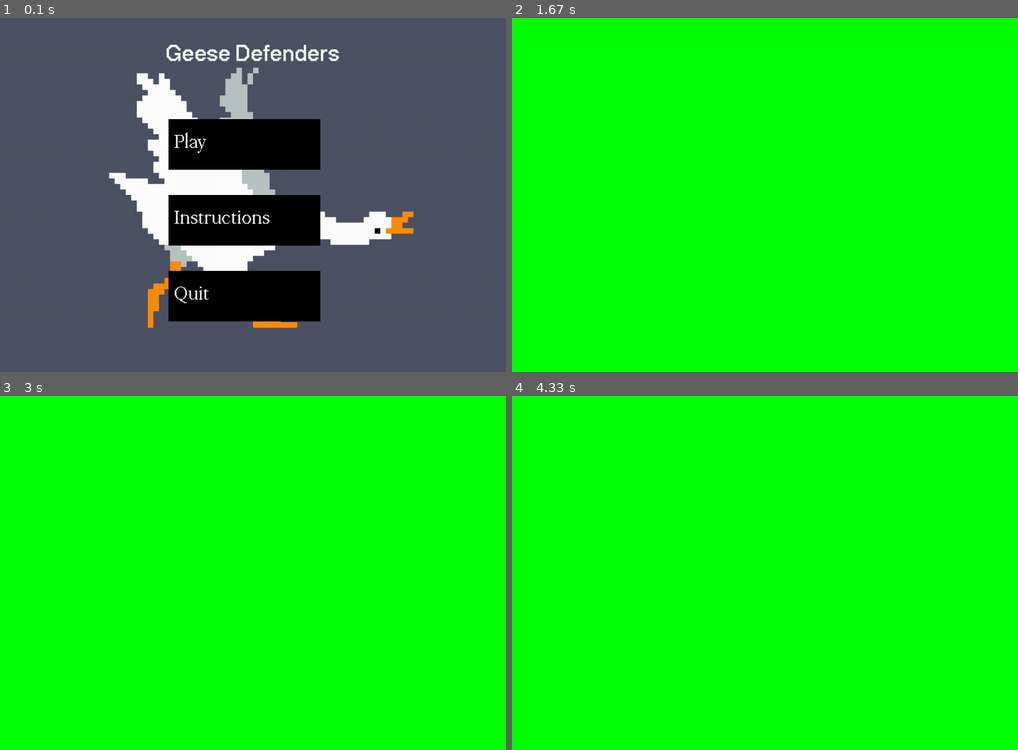
Above: before the commit, frames 1-4 (two rows, left to right).
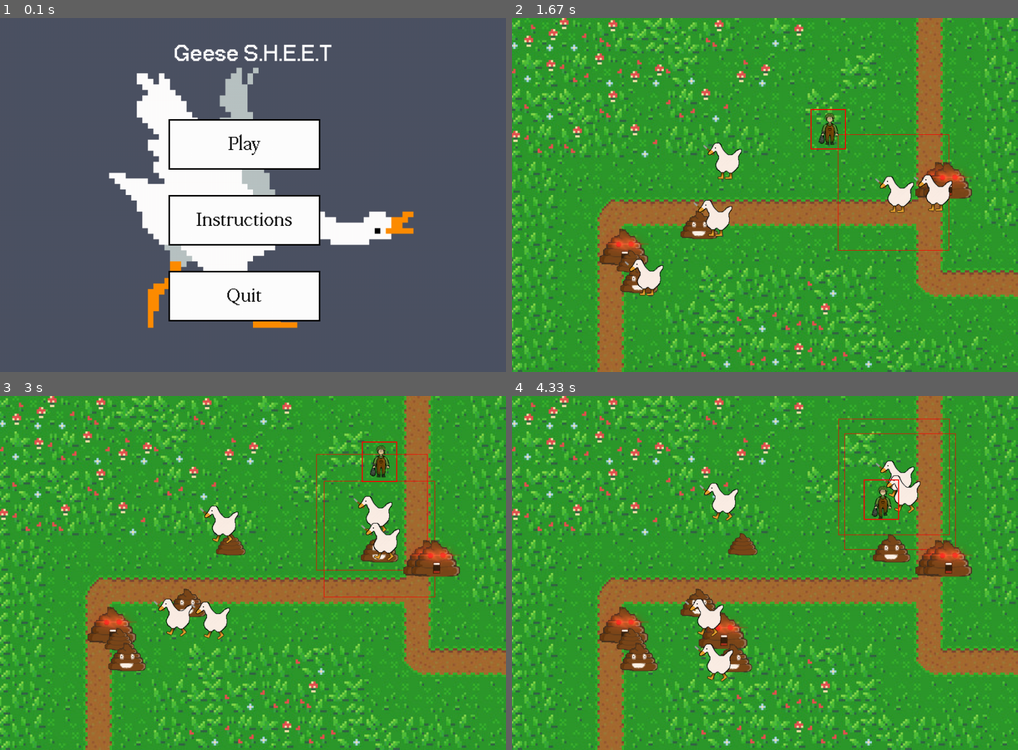
Above: after the commit, the same moments.

Repository: B-Eddie/ICS3U1
Game: pygame game, started from FPT/main.py
Two runs of this game, one before a commit and one after it. Both use one fixed random seed, a clock stepped at 60 frames per second and the inputs below.
Inputs (mouse positions are in pixels of both pictures, inside the frame that each line leads up to):
- Up to frame 1 (0.1 s): no input
- Up to frame 2 (1.67 s): press the mouse at (754, 145) at 0.37 s; move the mouse to (780, 127) at 0.47 s; release the mouse at (810, 110) at 0.6 s; hold W 0.67-1.13 s; hold Right 0.67-1.13 s; move the mouse to (744, 99) at 0.7 s; tap S at 1.17 s; tap A at 1.5 s
- Up to frame 3 (3 s): tap A at 1.83 s; hold Right 2.17-2.63 s; hold Up 2.67-2.97 s
- Up to frame 4 (4.33 s): hold Right 3-3.47 s; hold Left 3.5-4.03 s; hold Down from 4.07 s (still down)

The runs differ from the first frame. In frame 1, 13% of the frame differs, in the area x 32-67%, y 7-86%; in frame 2, 100%, in the area x 0-100%, y 0-100%; in frame 3, 100%; in frame 4, 100%.

Commit message:
goose spawn poop

Diff:
--- a/FPT/assets/fonts/Befonts-License.txt
+++ /dev/null
@@ -1,2 +0,0 @@
-License:  Free for Personal Use
-Link: https://befonts.com/mondwest-neuebit-font.html
--- a/FPT/main.py
+++ b/FPT/main.py
@@ -15,7 +15,12 @@
 GREEN = (0, 255, 0)
 BROWN = (139, 69, 19)
 GRAY = (128, 128, 128)
+GRAYBLUE = (83, 104, 114)
 RED = (255, 0, 0)
+
+# music
+# fireSound = mixer.Sound("assets/sfx/flute.wav") #! remove comments to unmute
+# fireSound.play(loops=-1)
 
 # Fonts
 neue_font = font.Font("assets/fonts/neuebit-regular.otf", 40)
@@ -34,9 +39,23 @@
 game_state = MENU
 clock = time.Clock()
 
+# geese parts
+poop_location = ""
+geese_location = ""
+goose_speed = 2
+poop_chance = 0.01
+
+player_x = width/2 - 50
+player_y = height/2 - 50
+player_speed = 5
+
+player_rect = Rect(player_x + 15, player_y + 5, 70, 80)
+
+player_movement = [False, False, False, False]
+
 # Initialize screen
 screen = display.set_mode((width, height))
-display.set_caption("Geese Defenders")
+display.set_caption("Geese S.H.E.E.T")
 
 background = image.load("assets/background.png")
 
@@ -55,25 +74,193 @@
 
     for i in range(len(blockList)):
         blockValue = blockList[i]
-        draw.rect(screen, BLACK, blockValue) # draw button block
+        draw.rect(screen, WHITE, blockValue) # draw button block
+        draw.rect(screen, BLACK, blockValue, 3) # black border
+
+        fontSize = neue_font.size(listTitle[i])
+
+        # rectangle[2] is the width, setting the x value of where the text will start
+        startX = (blockValue[2] - fontSize[0])//2 + blockValue[0] #centering the text over the width
+
+        #rectangle[3] is the height, setting the y value of where the text will start
+        startY = (blockValue[3] - fontSize[1])//2 + blockValue[1]
+
+        #create this new rectangle, using the size as the width and height
+        centeredRect = (startX, startY, fontSize[0], fontSize[1])
+
 
         # draw text in the buttons
-        text = neue_font.render(listTitle[i], True, WHITE)
-        screen.blit(text, (blockValue.x + 10, blockValue.y + 25))
+        text = neue_font.render(listTitle[i], True, BLACK)
+        screen.blit(text, centeredRect)
 
         if blockValue.collidepoint(mx,my):
             draw.rect(screen, GRAY, blockValue, 2) # draw the outline of the button block
+            text = neue_font.render(listTitle[i], True, GRAYBLUE)
+            screen.blit(text, centeredRect)
 
             if button == 1:
                 currentState = stateList[i]
 
-    title = neue_font_bold.render("Geese Defenders", True, WHITE)
+    title = neue_font_bold.render("Geese S.H.E.E.T", True, WHITE)
     screen.blit(title, (width/2 - title.get_width()/2, 50))
 
     return currentState
 
+# function to draw geese
+def drawGeese(screen, x, y, goose_image):
+    goose = image.load("assets/images/geese/" + str(goose_image) + ".png")
+    screen.blit(goose, (x, y))
+
+# function to draw poop
+def drawPoop(screen, x, y, poop_image):
+    poop = image.load("assets/images/poop/" + str(poop_image) + ".png")
+    screen.blit(poop, (x, y))
+
+# function to remove poop from the screen + poop_location variable
+def removePoop(x, y):
+    global poop_location
+    print(x, y)
+    poop_location = poop_location.replace(str(x) + "," + str(y) + ",1", "") # try 3 times for different poop images
+    poop_location = poop_location.replace(str(x) + "," + str(y) + ",2", "")
+    poop_location = poop_location.replace(str(x) + "," + str(y) + ",3", "")
+
 def drawGame(screen):
-    screen.fill(GREEN)
+    global player_x, player_y, player_rect, poop_location, geese_location
+
+    current_time = time.get_ticks() # time
+
+    # create collision for player
+    player_rect = Rect(player_x + 15, player_y + 5, 70, 80)
+
+    background = image.load("assets/images/grass.png") # background image
+    screen.blit(background, (0, 0)) # draw background
+
+    player_image = image.load("assets/images/character/1.png") # player image
+    current_time = time.get_ticks() # get the current time
+    animation_speed = 200  # milliseconds between animation frames
+
+    if player_movement[0]: # w or up arrow
+        if player_y > 0:
+            player_y -= player_speed
+        if current_time % animation_speed < animation_speed/2:
+            player_image = image.load("assets/images/character/6.png")
+        else:
+            player_image = image.load("assets/images/character/5.png")
+    if player_movement[1]: # s or down arrow
+        if player_y < 600:
+            player_y += player_speed
+        if current_time % animation_speed < animation_speed/2:
+            player_image = image.load("assets/images/character/2.png")
+        else:
+            player_image = image.load("assets/images/character/3.png")
+    if player_movement[2]: # a or left arrow
+        if player_x > 0:
+            player_x -= player_speed
+        if current_time % animation_speed < animation_speed/2:
+            player_image = image.load("assets/images/character/9.png")
+        else:
+            player_image = image.load("assets/images/character/10.png")
+    if player_movement[3]: # d or right arrow
+        if player_x < 900:
+            player_x += player_speed
+        if current_time % animation_speed < animation_speed/2:
+            player_image = image.load("assets/images/character/1.png")
+        else:
+            player_image = image.load("assets/images/character/4.png")
+
+    # geese spawn and move
+    # geese move randomly and poop sometimes spawns. unless the goose is 50px away from the player, then they get angry and move towards the player
+    if geese_location == "":
+        # initial geese spawn
+        for i in range(random.randint(1, 5)): # number of geese spawning increase with difficulty
+            random_x = random.randrange(100, 900, 10)
+            random_y = random.randrange(100, 600, 10)
+            geese_location += str(random_x) + "," + str(random_y) + ",1," + str(random.randrange(random_x - 50, random_x + 50, 10)) + "," + str(random.randrange(random_y - 50, random_y + 50, 10)) + ",0:" # x,y,goose_img,aim_x,aim_y,was_in_proximity:
+    else:
+        # update geese location
+        for i in geese_location.split(":"):
+            if i != "":
+                vals = i.split(",")
+                # x,y,goose_img,aim_x,aim_y,was_in_proximity:
+
+                if int(vals[0]) == int(vals[3]) and int(vals[1]) == int(vals[4]): # if the target is reached
+                    # generate new target values
+                    # make sure the target is within the screen
+                    if int(vals[3]) < 100:
+                        vals[3] = str(int(vals[3]) + random.randrange(0, 50, 10))
+                    elif int(vals[3]) > 800:
+                        vals[3] = str(int(vals[3]) - random.randrange(0, 50, 10))
+                    else:
+                        vals[3] = str(int(vals[3]) + random.randrange(-50, 50, 10))
+
+                    if int(vals[4]) < 100:
+                        vals[4] = str(int(vals[4]) + random.randrange(0, 50, 10))
+                    elif int(vals[4]) > 600:
+                        vals[4] = str(int(vals[4]) - random.randrange(0, 50, 10))
+                    else:
+                        vals[4] = str(int(vals[4]) + random.randrange(-50, 50, 10))
+                else: # if target isn't reached, tune values to move towards the target
+                    # move towards the target
+                    if int(vals[0]) < int(vals[3]): # x values
+                        vals[0] = str(int(vals[0]) + random.randint(1, goose_speed))
+                    elif int(vals[0]) > int(vals[3]):
+                        vals[0] = str(int(vals[0]) - random.randint(1, goose_speed))
+                    if int(vals[1]) < int(vals[4]): # y values
+                        vals[1] = str(int(vals[1]) + random.randint(1, goose_speed))
+                    elif int(vals[1]) > int(vals[4]):
+                        vals[1] = str(int(vals[1]) - random.randint(1, goose_speed))
+
+                # geese collision with player
+                geese_rect = Rect(int(vals[0]) - 60, int(vals[1]) - 60, 220, 230)
+                if player_rect.colliderect(geese_rect):
+                    draw.rect(screen, RED, geese_rect, 1)
+                    vals[3] = str(int(player_x))
+                    vals[4] = str(int(player_y))
+                    vals[5] = "1"  # if goose huge box colliding with player
+                else:
+                    if vals[5] == "1":  # if goose colliding box was touching player before
+                        # get new target
+                        vals[3] = str(int(vals[0]) + random.randrange(-50, 50, 10))
+                        vals[4] = str(int(vals[1]) + random.randrange(-50, 50, 10))
+                        vals[5] = "0"  # set proximity to not touching player
+
+                # goose randomly dropping poop
+                # poop_chance
+                if random.random() < poop_chance:
+                    poop_location += str(int(vals[0])) + "," + str(int(vals[1])) + "," + str(random.randint(1, 3)) + ":"
+
+
+                # geese animation
+                if current_time % 500 < 250:
+                    vals[2] = 1
+                else:
+                    vals[2] = 2
+
+                new_location = str(vals[0]) + "," + str(vals[1]) + "," + str(vals[2]) + "," + str(vals[3]) + "," + str(vals[4]) + "," + str(vals[5])
+                geese_location = geese_location.replace(i, new_location)
+
+    # check poop collision
+    if poop_location:
+        for i in poop_location.split(":"):
+            if i != "":
+                coord = i.split(",")
+                poop_rect = Rect(int(coord[0]) + 20, int(coord[1]) + 55, 65, 45)
+                if player_rect.colliderect(poop_rect):
+                    removePoop(int(coord[0]), int(coord[1]))
+    # drow poop
+    for i in poop_location.split(":"):
+        if i != "":
+            coord = i.split(",")
+            drawPoop(screen, int(coord[0]), int(coord[1]), int(coord[2]))
+
+    # draw geese
+    for i in geese_location.split(":"):
+        if i != "":
+            coord = i.split(",")
+            drawGeese(screen, int(coord[0]), int(coord[1]), int(coord[2]))
+    # draw player
+    screen.blit(player_image, (player_x, player_y))
+    draw.rect(screen, RED, player_rect, 2) # player hitbox
 
 def drawInstructions(screen):
     screen.fill(BLACK)
@@ -93,11 +280,32 @@
             button = e.button
         if e.type == MOUSEMOTION:
             mx, my = e.pos
-
+        if e.type == KEYDOWN:
+            if e.key == 119 or e.key == 1073741906: # w or up arrow
+                player_movement[0] = True
+            elif e.key == 115 or e.key == 1073741905: # s or down arrow
+                player_movement[1] = True
+            elif e.key == 97 or e.key == 1073741904: # a or left arrow
+                player_movement[2] = True
+            elif e.key == 100 or e.key == 1073741903: # d or right arrow
+                player_movement[3] = True
+        if e.type == KEYUP:
+            if e.key == 119 or e.key == 1073741906: # w or up arrow
+                player_movement[0] = False
+            elif e.key == 115 or e.key == 1073741905: # s or down arrow
+                player_movement[1] = False
+            elif e.key == 97 or e.key == 1073741904: # a or left arrow
+                player_movement[2] = False
+            elif e.key == 100 or e.key == 1073741903: # d or right arrow
+                player_movement[3] = False
+
+
+    # current state of the game
     if currentState == MENU:
         currentState = drawMenu(screen, mx, my, button, currentState)
     elif currentState == GAME:
         drawGame(screen)
+
     elif currentState == INSTRUCTIONS:
         drawInstructions(screen)
     else:
Binary file added: FPT/assets/images/character/1.png
Binary file added: FPT/assets/images/character/10.png
Binary file added: FPT/assets/images/character/2.png
Binary file added: FPT/assets/images/character/3.png
Binary file added: FPT/assets/images/character/4.png
Binary file added: FPT/assets/images/character/5.png
Binary file added: FPT/assets/images/character/6.png
Binary file added: FPT/assets/images/character/7.png
Binary file added: FPT/assets/images/character/8.png
Binary file added: FPT/assets/images/character/9.png
Binary file added: FPT/assets/images/geese/1.png
Binary file added: FPT/assets/images/geese/2.png
(and 8 more such lines)
